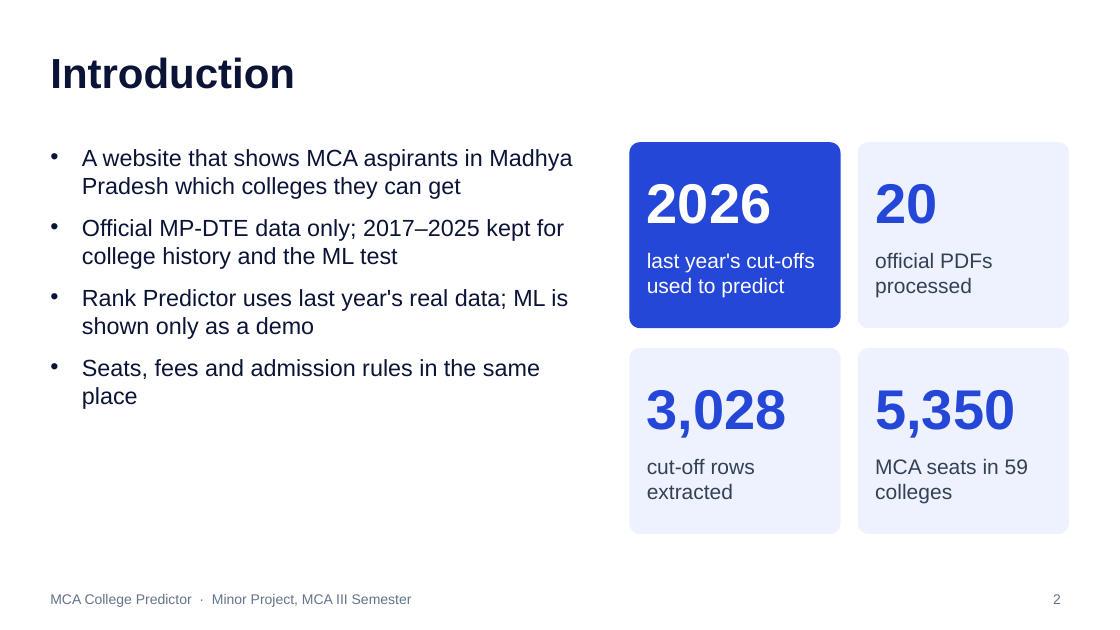
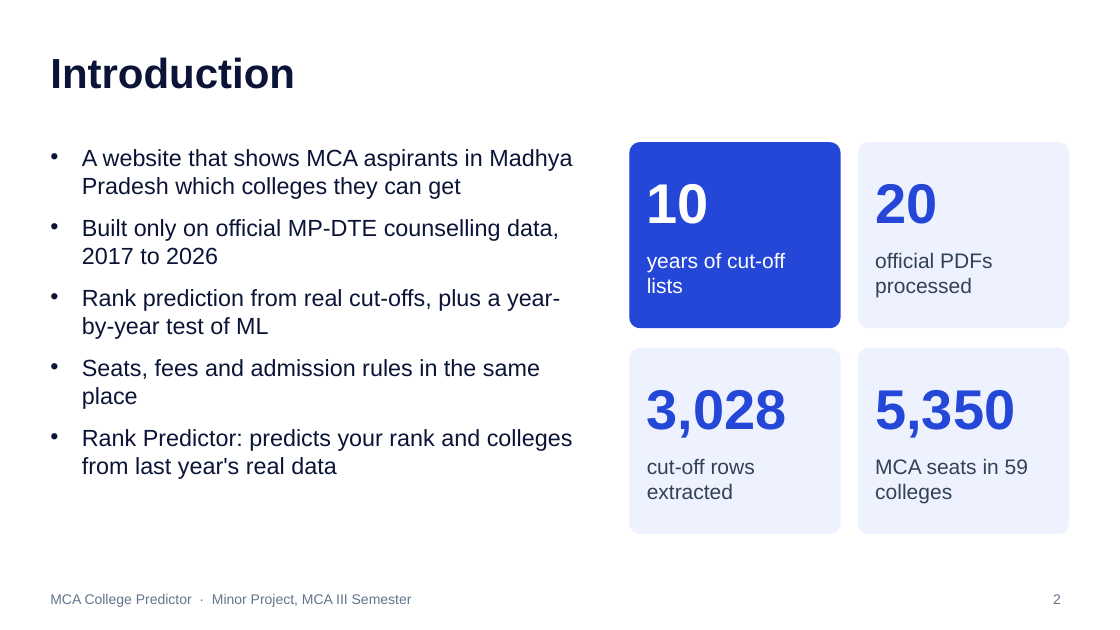
Before and after one commit to i-bhagyashree/mca-college-predictor, a slide deck: slide 2 of presentation/MCA_College_Predictor_Presentation.pptx. Drawn at 1120x630 pixels with LibreOffice and Linux fonts; fonts in the diff are those of the drawing. Boxes give left, top, right and bottom in pixels: in the first picture for what was removed or moved away, otherwise in the second. Text is boxed around its words. In the diff, an @@ line names an element or a change of style, - is before the commit and + after.

Commit message:
Presentation: introduction as before, plus a Rank Predictor point

```diff
--- a/presentation/MCA_College_Predictor_Presentation.pptx
+++ b/presentation/MCA_College_Predictor_Presentation.pptx
@@ text at box(647, 184, 709, 224): text changed @@
-2026
+10
@@ text at box(82, 219, 560, 339): text changed @@
-• Official MP-DTE data only; 2017–2025 kept for college history and the ML test
-• Rank Predictor uses last year's real data; ML is shown only as a demo
+• Built only on official MP-DTE counselling data, 2017 to 2026
+• Rank prediction from real cut-offs, plus a year-by-year test of ML
@@ text at box(647, 253, 785, 293): text changed @@
-last year's cut-offs used to predict
+years of cut-off lists
@@ text at box(82, 429, 573, 479): paragraph added @@
+• Rank Predictor: predicts your rank and colleges from last year's real data
```
Also in this commit, not shown: 1 other file.
